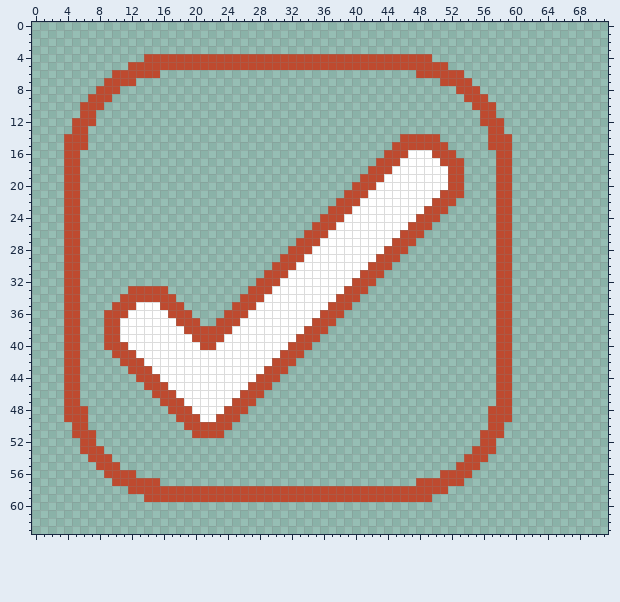
File history of a pixel-art file, core/assets-src/ui/checkbox-on.ase. The picture above was drawn from the file before the commit.
72x64 pixels, 1 frame.
Once edited:
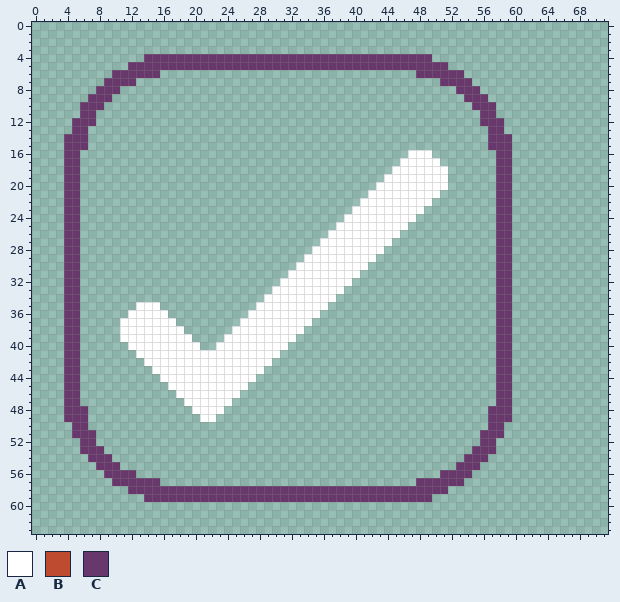
Palette (. is transparent): A #ffffff  B #be4a2f  C #68386c
Diff:
Changed rows in their new state; - is an unchanged pixel.
Layers "Layer 2", "Layer":
first column x 4:
 4 ----------CCCCCCCCCCCCCCCCCCCCCCCCCCCCCCCCCCCC----------
 5 --------CCCCCCCCCCCCCCCCCCCCCCCCCCCCCCCCCCCCCCCC--------
 6 ------CCCCCC--------------------------------CCCCCC------
 7 -----CCCC--------------------------------------CCCC-----
 8 ----CCC------------------------------------------CCC----
 9 ---CCC--------------------------------------------CCC---
10 --CCC----------------------------------------------CCC--
11 --CC------------------------------------------------CC--
12 -CCC------------------------------------------------CCC-
13 -CC--------------------------------------------------CC-
14 CCC---------------------------------------.....------CCC
15 CCC--------------------------------------.......-----CCC
16 CC--------------------------------------...---...-----CC
17 CC-------------------------------------...-----...----CC
18 CC------------------------------------...-------..----CC
19 CC-----------------------------------...--------..----CC
20 CC----------------------------------...---------..----CC
21 CC---------------------------------...---------...----CC
22 CC--------------------------------...---------...-----CC
23 CC-------------------------------...---------...------CC
24 CC------------------------------...---------...-------CC
25 CC-----------------------------...---------...--------CC
26 CC----------------------------...---------...---------CC
27 CC---------------------------...---------...----------CC
28 CC--------------------------...---------...-----------CC
29 CC-------------------------...---------...------------CC
30 CC------------------------...---------...-------------CC
31 CC-----------------------...---------...--------------CC
32 CC----------------------...---------...---------------CC
33 CC------.....----------...---------...----------------CC
34 CC-----.......--------...---------...-----------------CC
35 CC----...---...------...---------...------------------CC
36 CC---...-----...----...---------...-------------------CC
37 CC---..-------...--...---------...--------------------CC
38 CC---..--------......---------...---------------------CC
39 CC---..---------....---------...----------------------CC
40 CC---...---------..---------...-----------------------CC
41 CC----...------------------...------------------------CC
42 CC-----...----------------...-------------------------CC
43 CC------...--------------...--------------------------CC
44 CC-------...------------...---------------------------CC
45 CC--------...----------...----------------------------CC
46 CC---------...--------...-----------------------------CC
47 CC----------...------...------------------------------CC
48 CCC----------...----...------------------------------CCC
49 CCC-----------...--...-------------------------------CCC
50 -CC------------......--------------------------------CC-
51 -CCC------------....--------------------------------CCC-
52 --CC------------------------------------------------CC--
53 --CCC----------------------------------------------CCC--
54 ---CCC--------------------------------------------CCC---
55 ----CCC------------------------------------------CCC----
56 -----CCCC--------------------------------------CCCC-----
57 ------CCCCCC--------------------------------CCCCCC------
58 --------CCCCCCCCCCCCCCCCCCCCCCCCCCCCCCCCCCCCCCCC--------
59 ----------CCCCCCCCCCCCCCCCCCCCCCCCCCCCCCCCCCCC----------
Pixel boxes of the changes (left, top, right, bottom) in both pictures:
changed: (64, 54, 512, 502)
